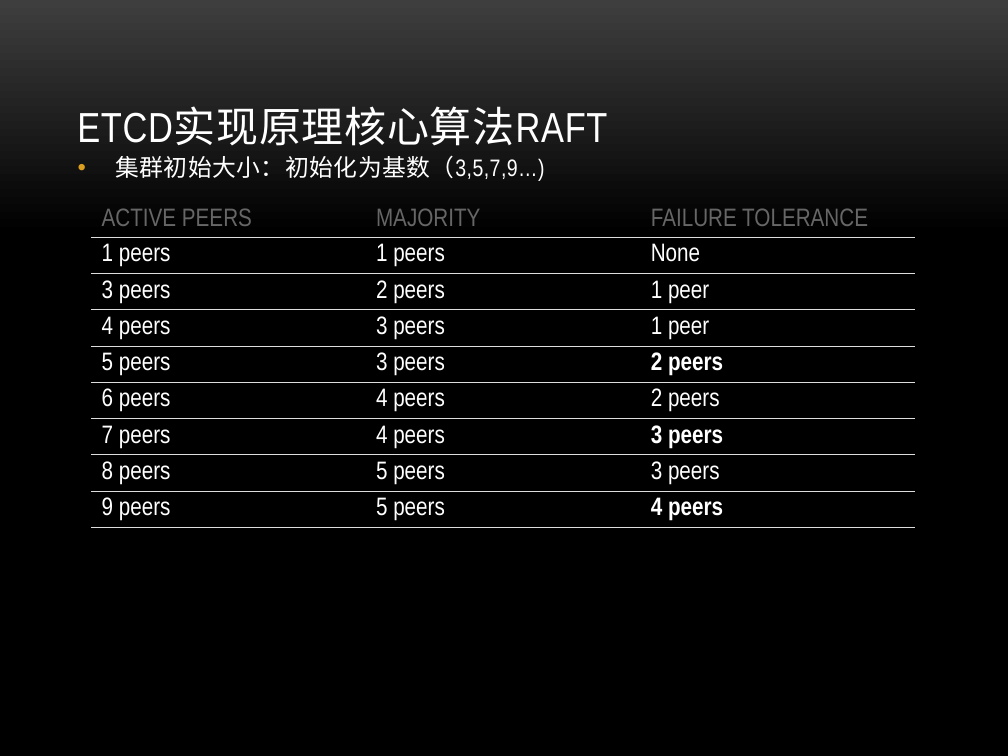
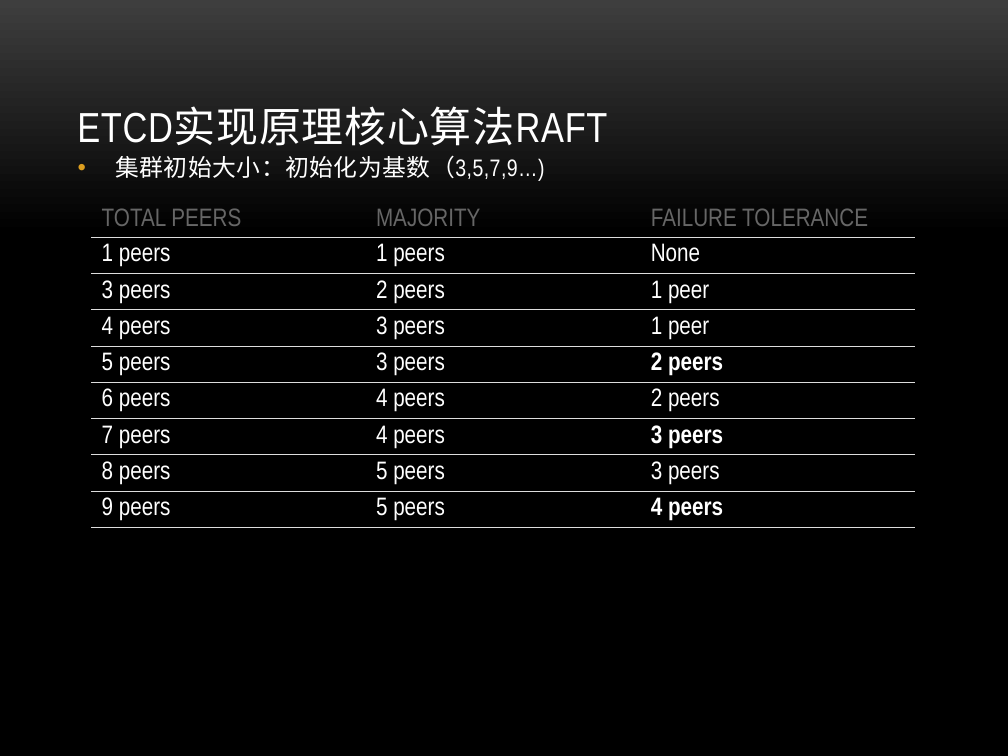
Before and after one commit to danielzheng/docs, a slide deck: slide 25 of etcd_slides/Etcd.pptx (slide 18 before the commit). Drawn at 1008x756 pixels with LibreOffice and Linux fonts; fonts in the diff are those of the drawing; background and template pictures are left out. Boxes give left, top, right and bottom in pixels: in the first picture for what was removed or moved away, otherwise in the second. Text is boxed around its words. In the diff, an @@ line names an element or a change of style, - is before the commit and + after.

```diff
--- a/etcd_slides/Etcd.pptx
+++ b/etcd_slides/Etcd.pptx
@@ table at bbox=[92, 204, 917, 587] @@
-row 1, column 1: ACTIVE PEERS
+row 1, column 1: TOTAL PEERS
```
Also in this commit, not shown: 10 other slides changed, 3 slides added, 5 slides removed.
